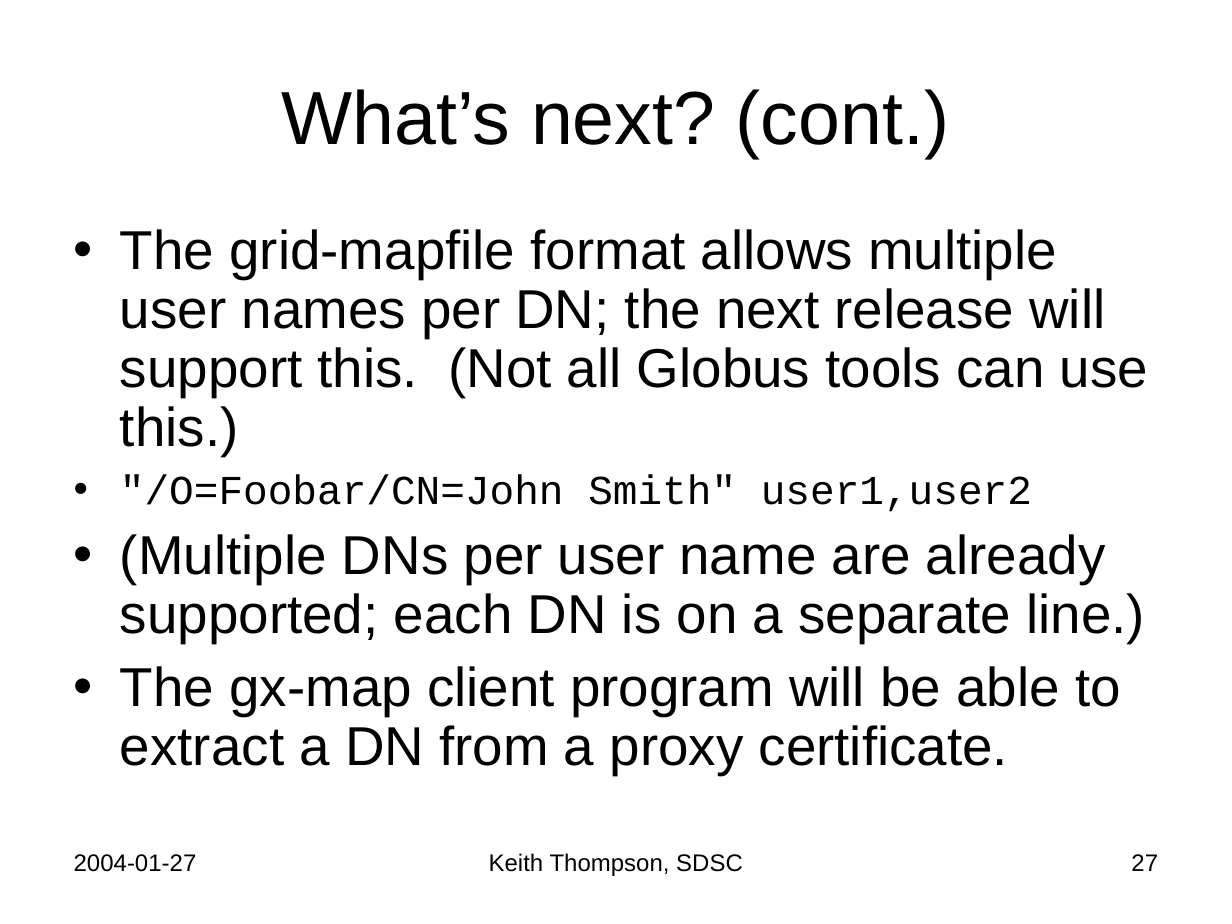
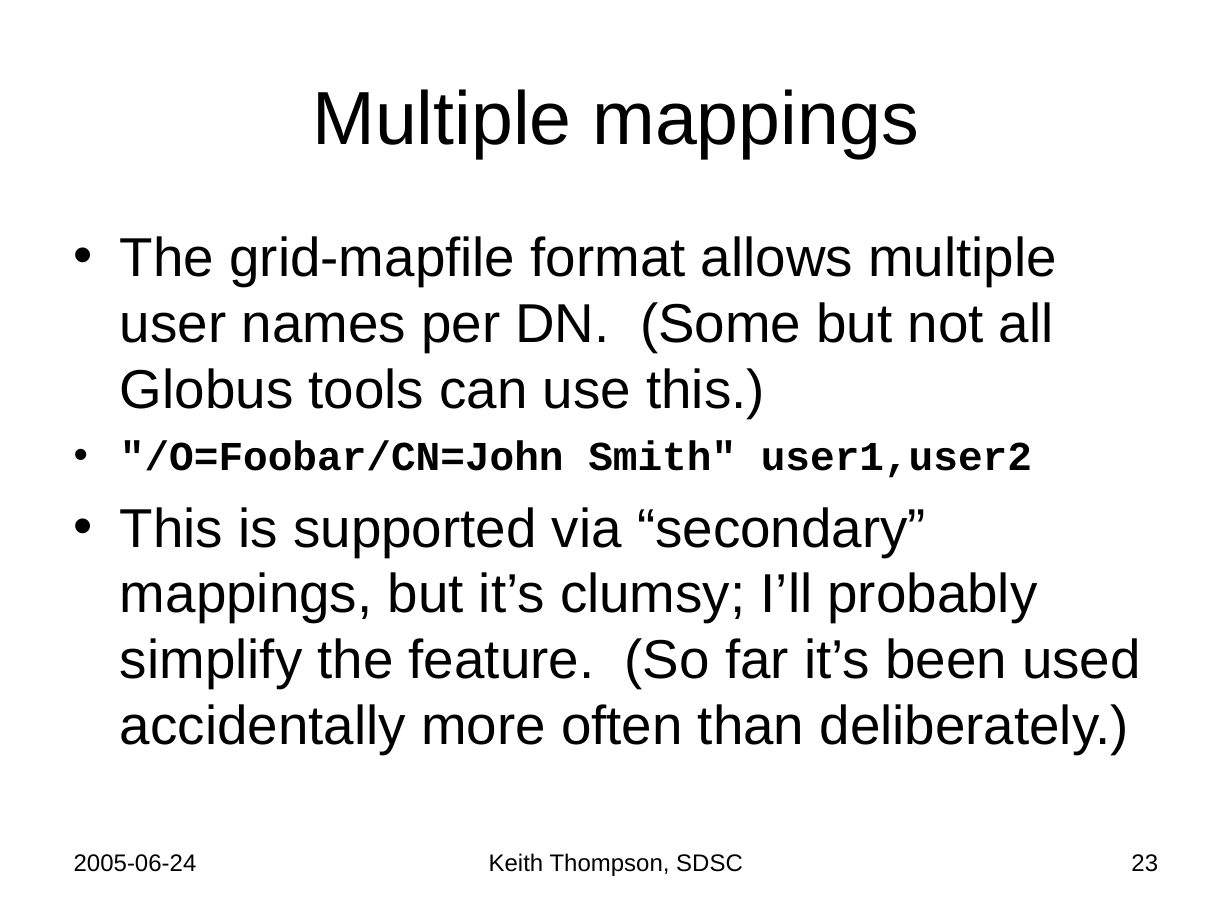
Before and after one commit to Keith-S-Thompson/gx-map, a slide deck: slide 23 of gx-map.ppt (slide 27 before the commit). Drawn at 1232x924 pixels with LibreOffice and Linux fonts; fonts in the diff are those of the drawing. Boxes give left, top, right and bottom in pixels: in the first picture for what was removed or moved away, otherwise in the second. Text is boxed around its words. In the diff, an @@ line names an element or a change of style, - is before the commit and + after.

```diff
--- a/gx-map.ppt
+++ b/gx-map.ppt
@@ title at <box>312,89,918,158</box>: text changed @@
-What’s next? (cont.)
+Multiple mappings
@@ text at <box>120,236,1057,418</box>: text changed @@
-• The grid-mapfile format allows multiple user names per DN; the next release will support this. (Not all Globus tools can use this.)
+• The grid-mapfile format allows multiple user names per DN. (Some but not all Globus tools can use this.)
@@ text at <box>120,440,1032,478</box>: bold on in ""/O=Foobar/CN=John Smith" user1,user2"; line spacing 0.9 to 1 @@
@@ text at <box>120,507,1141,754</box>: text changed @@
-• (Multiple DNs per user name are already supported; each DN is on a separate line.)
-• The gx-map client program will be able to extract a DN from a proxy certificate.
+• This is supported via “secondary” mappings, but it’s clumsy; I’ll probably simplify the feature. (So far it’s been used accidentally more often than deliberately.)
@@ text at <box>74,854,197,872</box>: text changed @@
-2004-01-27
+2005-06-24
@@ page number at <box>1131,854,1158,872</box>: text changed @@
-27
+23
```
Also in this commit, not shown: 24 other slides changed, 4 slides added, 7 slides removed.
